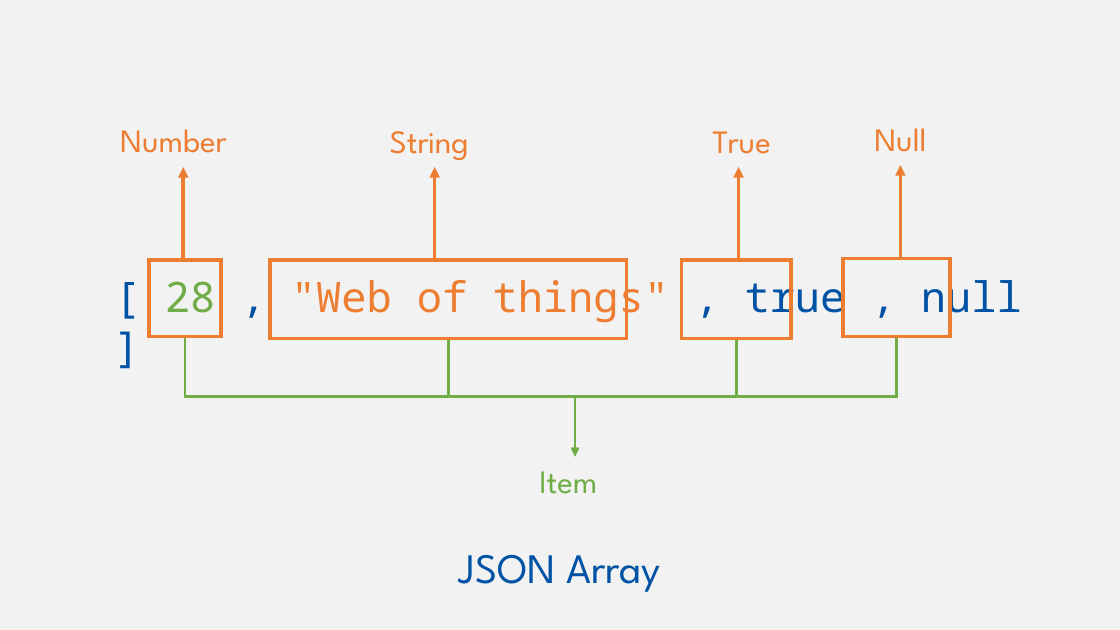
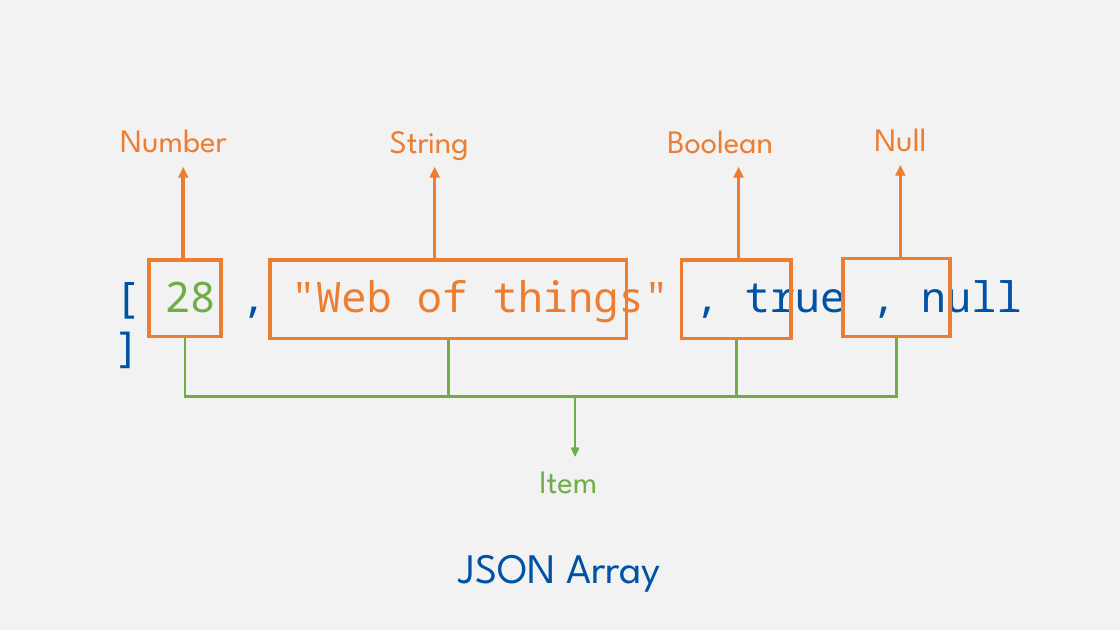
Before and after one commit to w3c/wot-cg, a slide deck: slide 3 of Tutorials/whatiswot/4-JSON_in_Practice/4-JSON_in_Practice.pptx. Drawn at 1120x630 pixels with LibreOffice and Linux fonts; fonts in the diff are those of the drawing. Boxes give left, top, right and bottom in pixels: in the first picture for what was removed or moved away, otherwise in the second. Text is boxed around its words. In the diff, an @@ line names an element or a change of style, - is before the commit and + after.

```diff
--- a/Tutorials/whatiswot/4-JSON_in_Practice/4-JSON_in_Practice.pptx
+++ b/Tutorials/whatiswot/4-JSON_in_Practice/4-JSON_in_Practice.pptx
@@ text at box(667, 130, 773, 154): text changed @@
-True
+Boolean
```
Also in this commit, not shown: 3 other slides changed.
